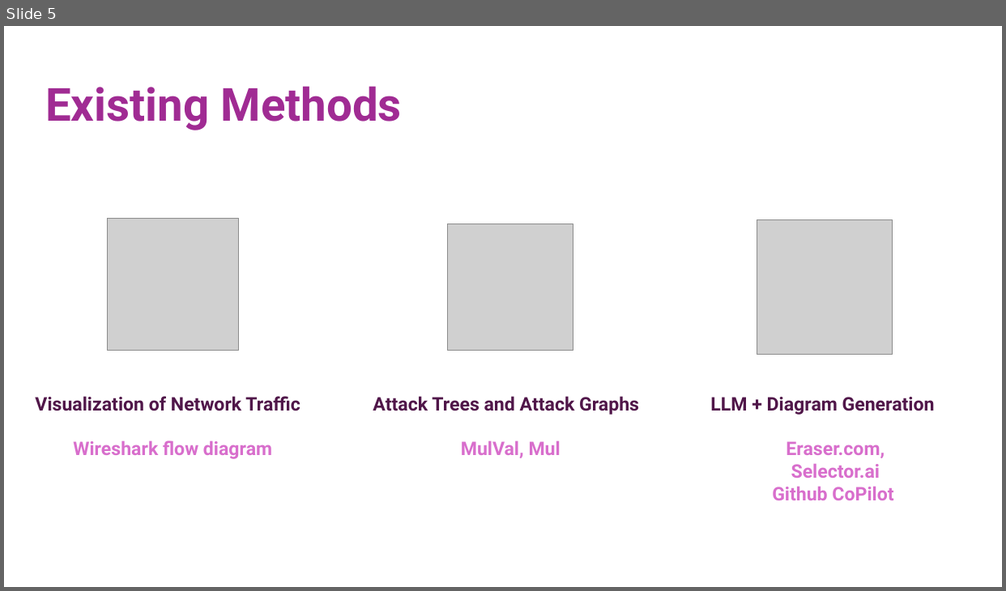
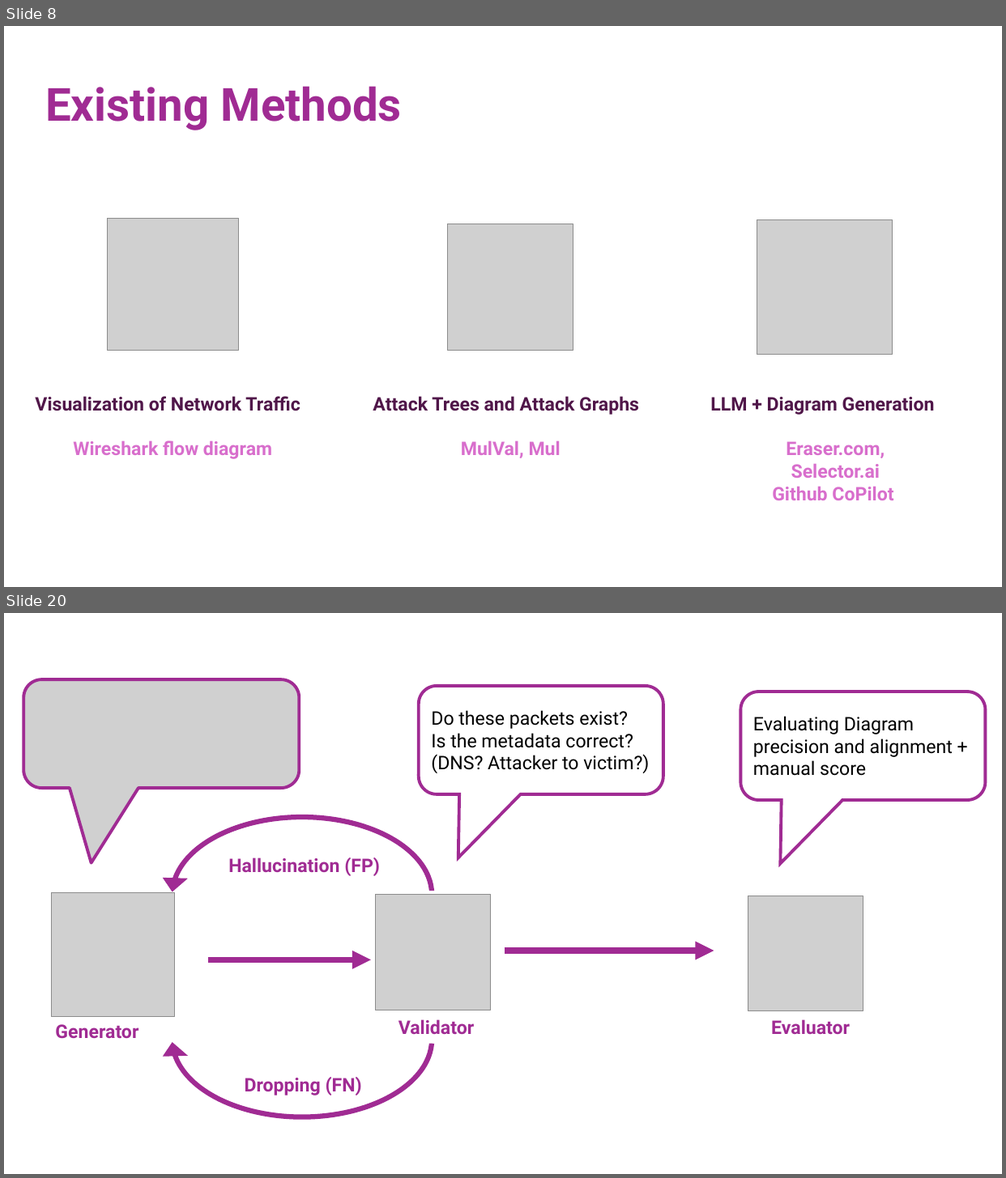
Before and after one commit to gshachar12/auto-diagram, a slide deck: Pcaplot_presentation.pptx. Shown one above the other, each under a label of ours: slide 5 before the commit, slides 8 and 20 after it; the slides between them are not shown. The pictures are 1006x591 and 1006x1178 pixels, drawn with LibreOffice and Linux fonts; fonts in the diff are those of the drawing; grey boxes stand for pictures. Boxes give left, top, right and bottom in pixels: in the first picture for what was removed or moved away, otherwise in the second. Text is boxed around its words. In the diff, an @@ line names an element or a change of style, - is before the commit and + after.

```diff
--- a/Pcaplot_presentation.pptx
+++ b/Pcaplot_presentation.pptx
@@ slide 20 added at bbox=[4, 613, 1002, 1174], background #FFFFFF @@
@@ picture added at bbox=[23, 679, 299, 788] @@
@@ rounded speech box added at bbox=[419, 686, 663, 794], outline #A02B93 3 pt, 18 pt, text #000000 @@
+Do these packets exist?
+Is the metadata correct? (DNS? Attacker to victim?)
@@ rounded speech box added at bbox=[740, 692, 986, 800], outline #A02B93 3 pt, 18 pt, text #000000 @@
+Evaluating Diagram precision and alignment + manual score
@@ circular arrow added at bbox=[161, 806, 443, 983], fill #A02B93, outline #A02B93 1.5 pt @@
@@ text added at bbox=[228, 858, 380, 876], 18 pt, text #A02B93, bold @@
+Hallucination (FP)
@@ picture added at bbox=[51, 893, 175, 1016] @@
@@ picture added at bbox=[375, 895, 491, 1010] @@
@@ picture added at bbox=[748, 896, 863, 1012] @@
@@ circular arrow added at bbox=[161, 952, 443, 1128], fill #A02B93, outline #A02B93 1.5 pt @@
@@ arrow added from (504, 951) to (714, 951), #A02B93 6 pt @@
@@ arrow added from (208, 960) to (371, 960), #A02B93 6 pt @@
@@ text added at bbox=[55, 1024, 138, 1039], 18 pt, text #A02B93, bold @@
+Generator
@@ text added at bbox=[398, 1020, 474, 1035], 18 pt, text #A02B93, bold @@
+Validator
@@ text added at bbox=[771, 1020, 850, 1035], 18 pt, text #A02B93, bold @@
+Evaluator
@@ text added at bbox=[245, 1077, 362, 1096], 18 pt, text #A02B93, bold @@
+Dropping (FN)
@@ what was slide 5 is now slide 8 @@
```
Also in this commit, not shown: 13 slides changed, 11 other slides added, 16 slides removed, 30 other files.
